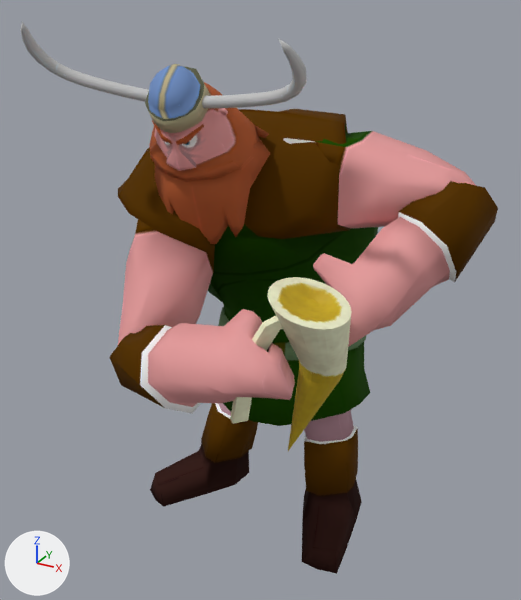
Before and after pictures for a commit that changed the OBJ model assets/Animacion/Vikingo/Celebracion/vikingoCelebracion_000492.obj.
Rendered twice from a 50 mm lens placed at (3.76, -6.41, 6.24), pointed at (0.18, 0.09, 2.99). The axes (+X, +Y, +Z) are drawn at lower left. The lights are the same throughout. Where no turn or scale is listed for an object, it has been applied to the vertices.

In view in the first picture: 'Vilkingo_ikingoH', 'jarra_jarraH'.
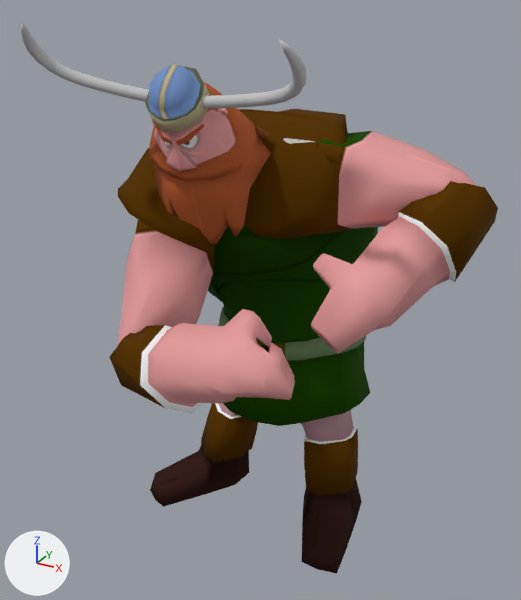
Pixel boxes (x1, y1, x2, y2) of what changed, in the pictures (521 x 600 px):
'jarra_jarraH', deleted
    before: (230, 277, 351, 451)

What the commit changed:
Object 'jarra_jarraH' (ob_jarra_jarrah) is deleted.
